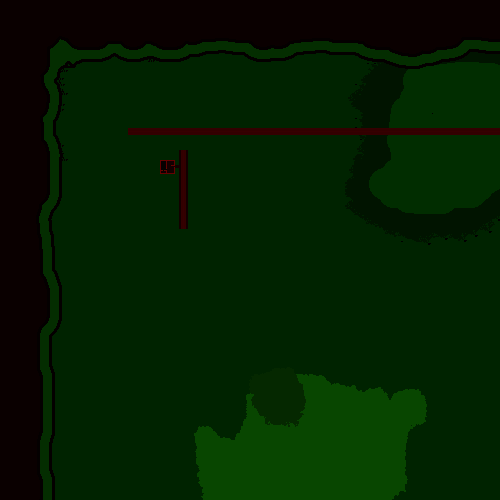
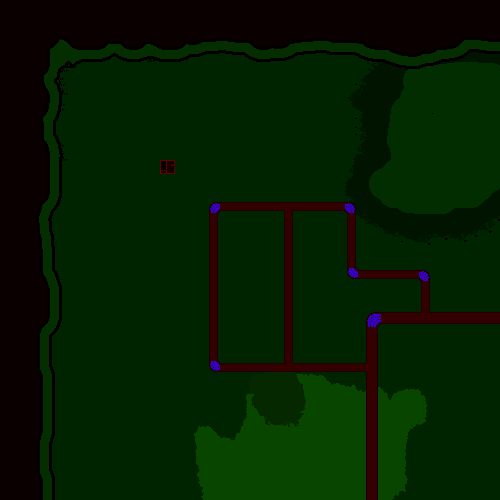
The second 500x500 image is a revision of the first. Changes to its layers:
removed layer "Calque 10" over [175, 150, 188, 229]
removed layer "Calque 8" over [128, 128, 500, 135]
added layer "small_road" above "big_road" over [209, 202, 430, 372]
added layer "big_road" above "terrain" over [366, 312, 500, 500]
added group "terrain" with 6 layers over [128, 128, 500, 500]
renamed "Calque 2" to "sea", moved it into group "terrain" over [128, 128, 500, 500]
renamed "Calque 4" to "beach", moved it into group "terrain" over [128, 128, 500, 500]
renamed "Calque 5" to "jungle", moved it into group "terrain" over [345, 128, 500, 245]
renamed "Calque 6" to "rocks", moved it into group "terrain" over [249, 367, 306, 372]
renamed "Calque 7" to "snow", moved it into group "terrain" over [366, 374, 378, 500]
renamed "Calque 1" to "background", moved it into group "terrain" over [128, 128, 500, 500]
